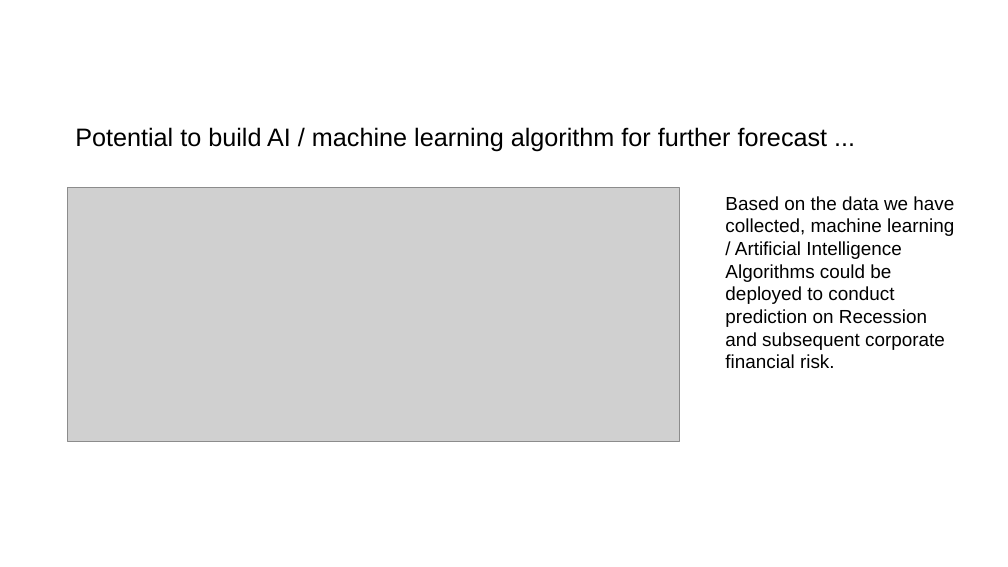
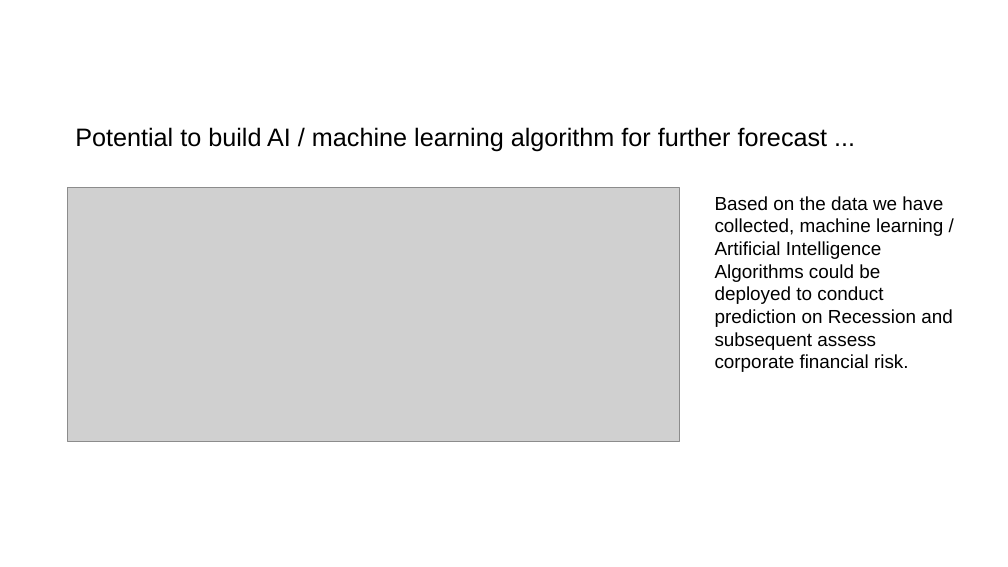
Before and after one commit to ansrali/data422-group-project, a slide deck: slide 7 of Group Project Presentation.pptx. Drawn at 1008x567 pixels with LibreOffice and Linux fonts; fonts in the diff are those of the drawing; grey boxes stand for pictures; background and template pictures are left out. Boxes give left, top, right and bottom in pixels: in the first picture for what was removed or moved away, otherwise in the second. Text is boxed around its words. In the diff, an @@ line names an element or a change of style, - is before the commit and + after.

```diff
--- a/Group Project Presentation.pptx
+++ b/Group Project Presentation.pptx
@@ text at [715,196,953,372]: text changed @@
-Based on the data we have collected, machine learning / Artificial Intelligence Algorithms could be deployed to conduct prediction on Recession and subsequent corporate financial risk.
+Based on the data we have collected, machine learning / Artificial Intelligence Algorithms could be deployed to conduct prediction on Recession and subsequent assess corporate financial risk.
```
Also in this commit, not shown: 7 other slides changed, 2 slides removed.
